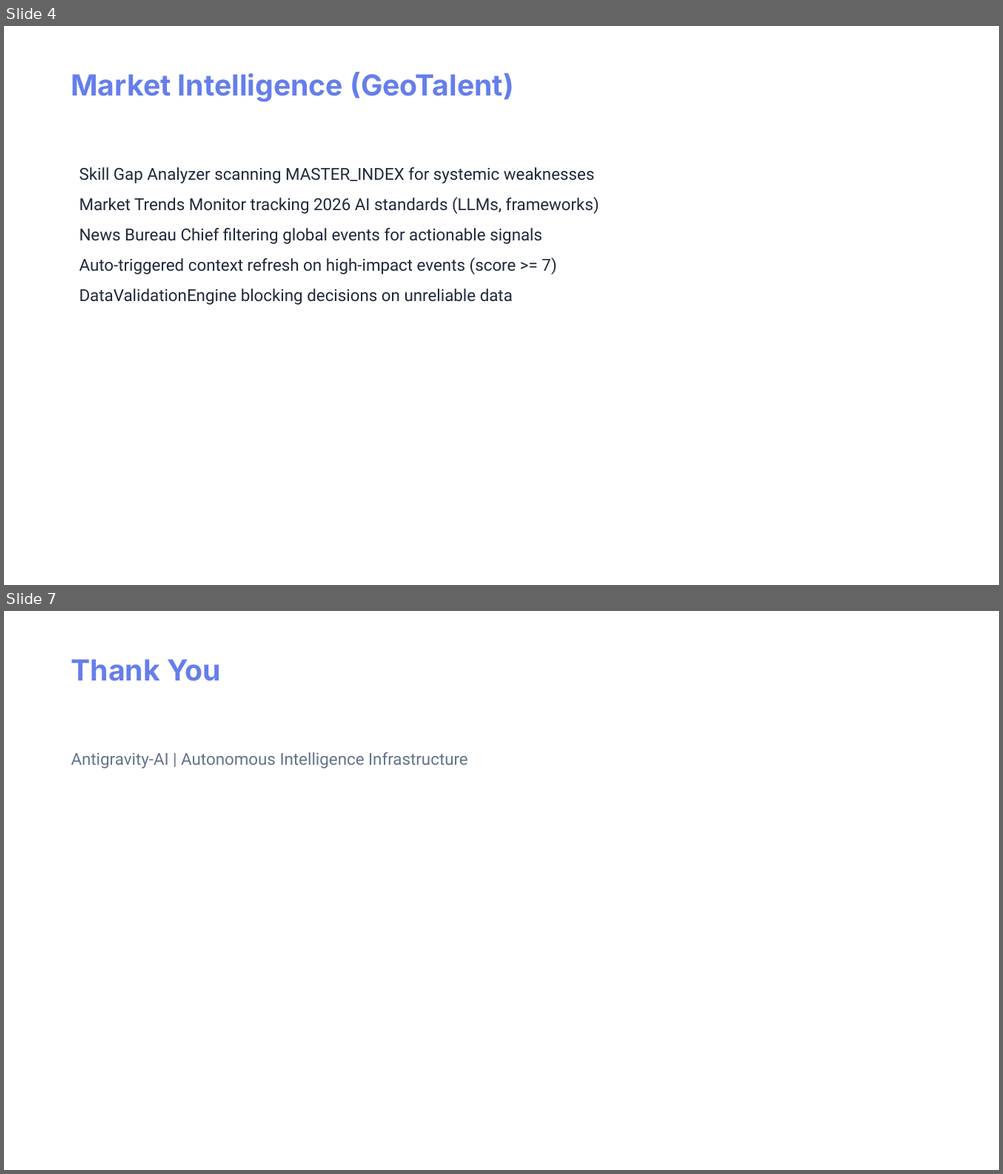
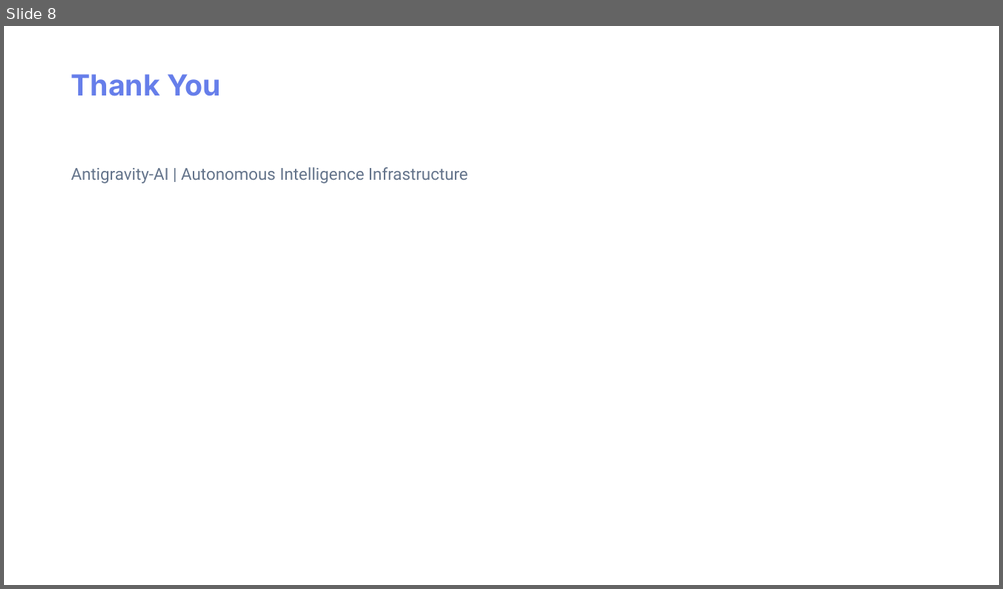
Before and after one commit to maurop70/Meta_App_Factory2, a slide deck: data/executive_reports/Delegate_AI_Investor_Pitch.pptx. Shown one above the other, each under a label of ours: slides 4 and 7 before the commit, slide 8 after it; the slides between them are not shown. The pictures are 1003x1174 and 1003x589 pixels, drawn with LibreOffice and Linux fonts; fonts in the diff are those of the drawing. Boxes give left, top, right and bottom in pixels: in the first picture for what was removed or moved away, otherwise in the second. Text is boxed around its words. In the diff, an @@ line names an element or a change of style, - is before the commit and + after.

```diff
--- a/data/executive_reports/Delegate_AI_Investor_Pitch.pptx
+++ b/data/executive_reports/Delegate_AI_Investor_Pitch.pptx
@@ slide 4 removed at (4, 26, 999, 585), background #FFFFFF @@
@@ text removed at (71, 72, 514, 102) @@
-Market Intelligence (GeoTalent)
@@ text removed at (79, 167, 599, 305) @@
-Skill Gap Analyzer scanning MASTER_INDEX for systemic weaknesses
-Market Trends Monitor tracking 2026 AI standards (LLMs, frameworks)
-News Bureau Chief filtering global events for actionable signals
-Auto-triggered context refresh on high-impact events (score >= 7)
-DataValidationEngine blocking decisions on unreliable data
@@ what was slide 7 is now slide 8 @@
```
Also in this commit, not shown: 5 slides changed, 2 slides added, 32 other files.
